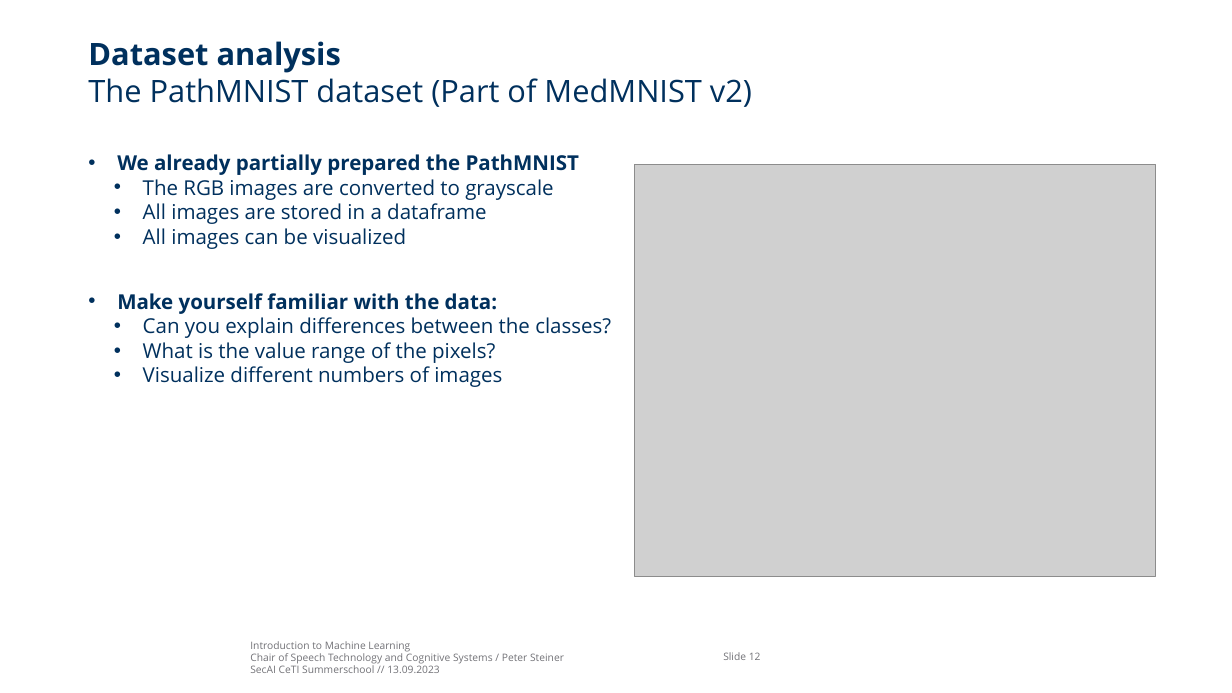
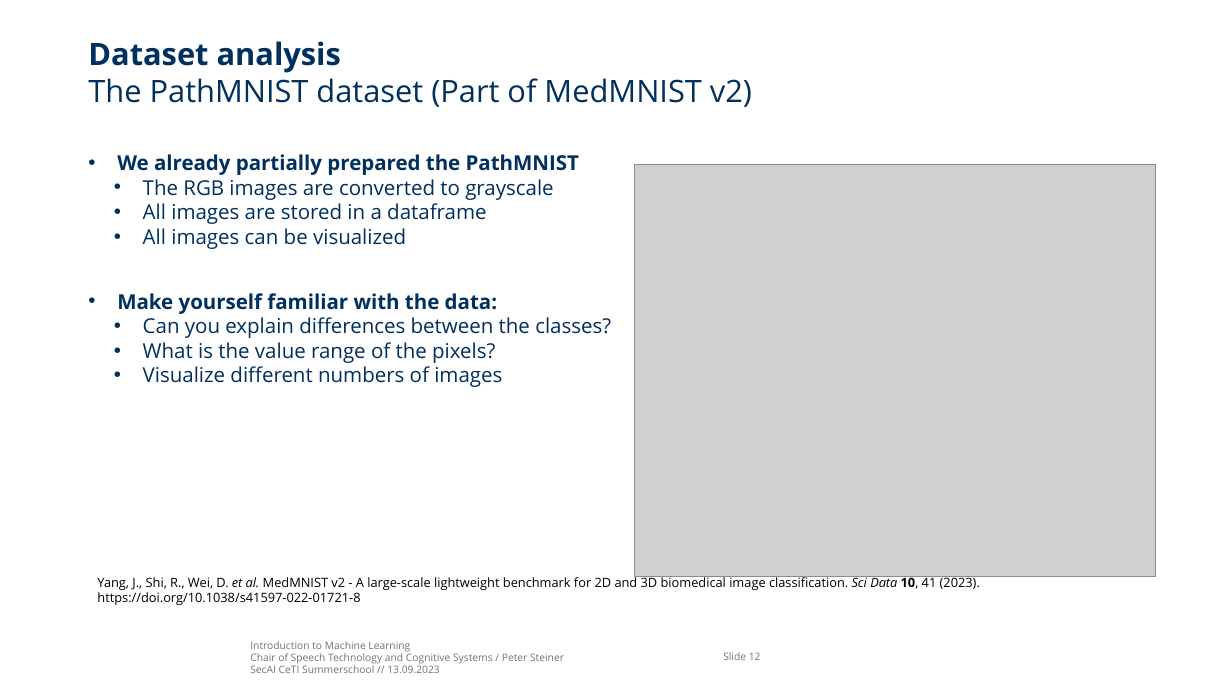
Before and after one commit to TUD-STKS/SECAI-Summer-School, a slide deck: slide 12 of Introduction to Machine Learning.pptx. Drawn at 1232x693 pixels with LibreOffice and Linux fonts; fonts in the diff are those of the drawing; grey boxes stand for pictures; background and template pictures are left out. Boxes give left, top, right and bottom in pixels: in the first picture for what was removed or moved away, otherwise in the second. Text is boxed around its words. In the diff, an @@ line names an element or a change of style, - is before the commit and + after.

```diff
--- a/Introduction to Machine Learning.pptx
+++ b/Introduction to Machine Learning.pptx
@@ text added at (97,575,980,605), 10 pt, text #000000 @@
+Yang, J., Shi, R., Wei, D. et al. MedMNIST v2 - A large-scale lightweight benchmark for 2D and 3D biomedical image classification. Sci Data 10, 41 (2023). https://doi.org/10.1038/s41597-022-01721-8
```
Also in this commit, not shown: 10 other slides changed, 17 other files.
